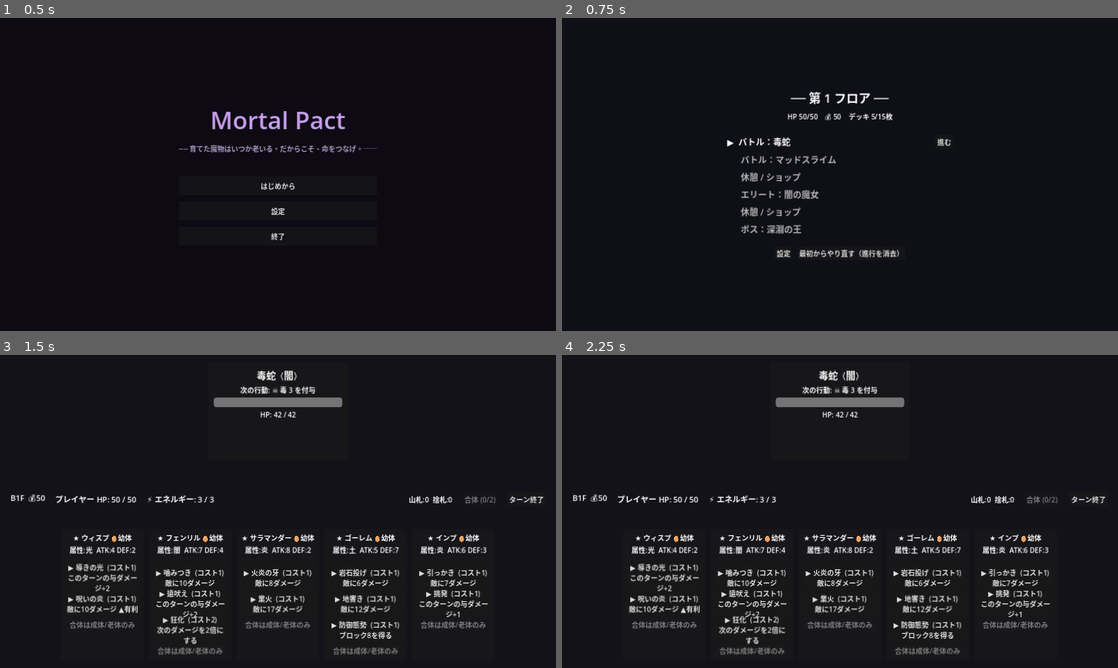
Above: before the commit, frames 1-4 (two rows, left to right).
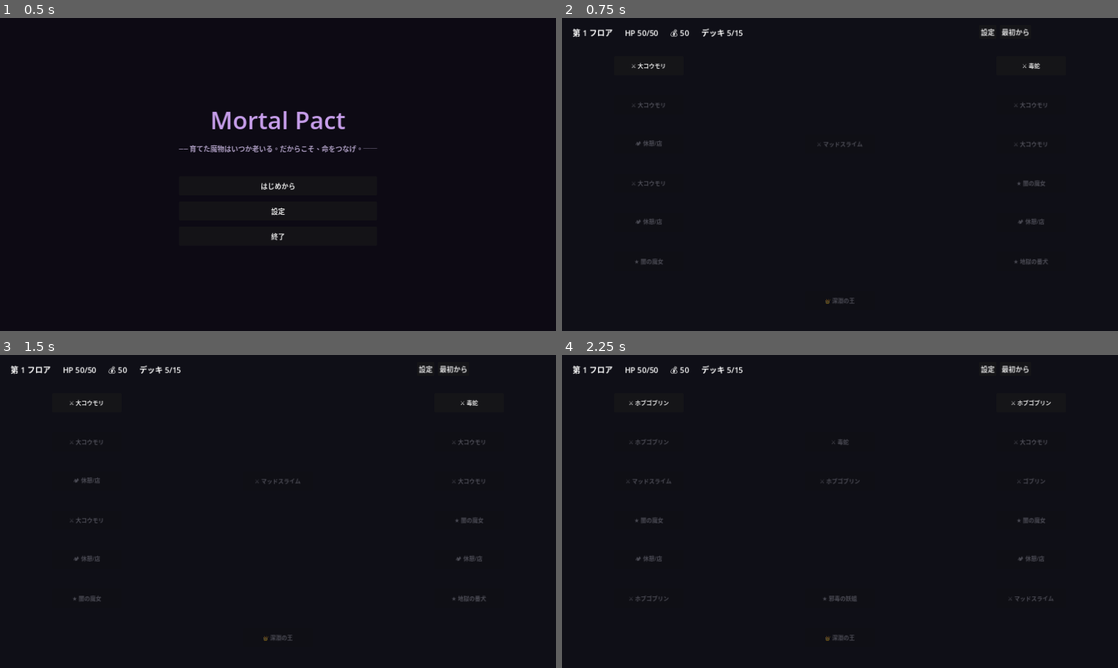
Above: after the commit, the same moments.

Repository: bakery48/mortal-pact
Game: Godot game, scene res://scenes/ui/title.tscn
The game is run twice, just before and just after one commit, with the same random seed, the same clock (stepped at 60 frames per second) and the same inputs.
Inputs (mouse positions are in pixels of both pictures, inside the frame that each line leads up to):
- Up to frame 1 (0.5 s): no input
- Up to frame 2 (0.75 s): click "はじめから" at 0.5 s
- Up to frame 3 (1.5 s): click (383, 480) at 1.25 s, where only the run before the commit has a clickable "進む"
- Up to frame 4 (2.25 s): click (1017, 367) at 2 s, where only the run after the commit has a clickable "最初から"

Frame 1 is identical in both runs. In frame 2, 2.9% of the frame differs, in the area x 1-88%, y 3-92%; in frame 3, 8.5%; in frame 4, 8.6%, in the area x 1-98%, y 3-96%.

Commit message:
分岐マップ（スレスパ風グラフ）を実装
- 一本道だったマップを行×ノードの分岐グラフに刷新
- 行ごとに2-3ノードを生成、隣接行をエッジで接続（全ノードに入口を保証）
- 現在地から繋がる次行のノードのみ選択可能、ルート分岐が発生
- map.gd でノードを座標配置＋エッジを_drawで描画、到達可能ノードを強調
- run_state: map_rows/current_row/current_col に再構成、choose_node/reachable_cols等
- セーブ/ロードを新グラフ構造に対応
- README・設計書HTMLを更新

https://claude.ai/code/session_01SGpNd8xjjtE9S1hYpNHnwi

Diff:
--- a/scenes/battle/battle_manager.gd
+++ b/scenes/battle/battle_manager.gd
@@ -47,7 +47,8 @@
 	if Run.deck.is_empty():
 		Run.start_new_run()
 	if Run.current_encounter.is_empty():
-		Run.current_encounter = Run.map_nodes[0]
+		# 単体テスト用：マップ先頭の戦闘ノードを使う。
+		Run.current_encounter = Run.map_rows[0][0]
 
 	player_max_hp = Run.player_max_hp
 	player_hp = Run.player_hp
--- a/scenes/map/map.gd
+++ b/scenes/map/map.gd
@@ -1,7 +1,9 @@
 extends Control
 
-## ランのマップ画面。ノード列（バトル→休憩/ショップ→ボス）を表示し、
-## 現在地のノードに進入できる。状態は autoload の Run が保持する。
+## ランの分岐マップ。行ごとに複数ノードがあり、エッジで繋がった次の行のノードを選んで進む。
+## 状態は autoload の Run（map_rows / current_row / current_col）が保持する。
+
+var _centers: Array = [] # _centers[r][c] = ノード中心座標（エッジ描画用）
 
 func _ready() -> void:
 	# マップはノード間の安全な地点なので、ここで自動セーブする。
@@ -17,49 +19,115 @@
 	bg.set_anchors_and_offsets_preset(Control.PRESET_FULL_RECT)
 	add_child(bg)
 
-	var center := CenterContainer.new()
-	center.set_anchors_and_offsets_preset(Control.PRESET_FULL_RECT)
-	add_child(center)
+	var header := Label.new()
+	header.text = "第 %d フロア      HP %d/%d      💰 %d      デッキ %d/%d" % [
+		Run.current_floor, Run.player_hp, Run.player_max_hp, Run.gold, Run.deck.size(), Run.DECK_LIMIT,
+	]
+	header.position = Vector2(24, 20)
+	header.add_theme_font_size_override("font_size", 18)
+	add_child(header)
 
-	var vbox := VBoxContainer.new()
-	vbox.add_theme_constant_override("separation", 10)
-	vbox.custom_minimum_size = Vector2(520, 0)
-	center.add_child(vbox)
-
-	var title := Label.new()
-	title.text = "── 第 %d フロア ──" % Run.current_floor
-	title.horizontal_alignment = HORIZONTAL_ALIGNMENT_CENTER
-	title.add_theme_font_size_override("font_size", 28)
-	vbox.add_child(title)
-
-	var status := Label.new()
-	status.text = "HP %d/%d    💰 %d    デッキ %d/%d枚" % [
-		Run.player_hp, Run.player_max_hp, Run.gold, Run.deck.size(), Run.DECK_LIMIT,
-	]
-	status.horizontal_alignment = HORIZONTAL_ALIGNMENT_CENTER
-	vbox.add_child(status)
-
-	vbox.add_child(HSeparator.new())
-
-	for i in range(Run.map_nodes.size()):
-		vbox.add_child(_make_node_row(i, Run.map_nodes[i]))
-
-	vbox.add_child(HSeparator.new())
-
-	var buttons := HBoxContainer.new()
-	buttons.alignment = BoxContainer.ALIGNMENT_CENTER
-	buttons.add_theme_constant_override("separation", 12)
-	vbox.add_child(buttons)
-
+	# 設定・やり直しボタン（右上）
+	var tools := HBoxContainer.new()
+	tools.add_theme_constant_override("separation", 8)
+	tools.position = Vector2(960, 16)
+	add_child(tools)
 	var settings := Button.new()
 	settings.text = "設定"
 	settings.pressed.connect(_on_settings)
-	buttons.add_child(settings)
+	tools.add_child(settings)
+	var restart := Button.new()
+	restart.text = "最初から"
+	restart.pressed.connect(_on_restart)
+	tools.add_child(restart)
 
-	var restart := Button.new()
-	restart.text = "最初からやり直す（進行を消去）"
-	restart.pressed.connect(_on_restart)
-	buttons.add_child(restart)
+	_layout_nodes()
+
+func _layout_nodes() -> void:
+	_centers.clear()
+	var rows: int = Run.map_rows.size()
+	if rows == 0:
+		return
+
+	var top_y := 110.0
+	var bottom_y := 650.0
+	var left_x := 200.0
+	var right_x := 1080.0
+	var node_size := Vector2(160, 44)
+
+	var nr := Run.next_row_index()
+	var rc := Run.reachable_cols()
+
+	for r in range(rows):
+		var row: Array = Run.map_rows[r]
+		var count: int = row.size()
+		var centers_row: Array = []
+		var y := top_y if rows == 1 else top_y + (bottom_y - top_y) * float(r) / float(rows - 1)
+		for c in range(count):
+			var x := (left_x + right_x) * 0.5 if count == 1 else left_x + (right_x - left_x) * float(c) / float(count - 1)
+			var center := Vector2(x, y)
+			centers_row.append(center)
+
+			var node: Dictionary = row[c]
+			var btn := Button.new()
+			btn.text = _node_label(node)
+			btn.custom_minimum_size = node_size
+			btn.size = node_size
+			btn.position = center - node_size * 0.5
+			btn.add_theme_font_size_override("font_size", 13)
+
+			var is_current: bool = (r == Run.current_row and c == Run.current_col)
+			var is_reachable: bool = (r == nr and c in rc)
+			btn.disabled = not is_reachable
+			if is_current:
+				btn.modulate = Color(1.0, 0.85, 0.3)        # 現在地
+			elif is_reachable:
+				btn.modulate = Color(1.0, 1.0, 1.0)          # 選択可能
+			elif r <= Run.current_row:
+				btn.modulate = Color(0.45, 0.45, 0.5)        # 通過済み
+			else:
+				btn.modulate = Color(0.6, 0.6, 0.66)         # 未到達
+			if is_reachable:
+				btn.pressed.connect(_on_node_pressed.bind(r, c))
+			add_child(btn)
+		_centers.append(centers_row)
+
+	queue_redraw()
+
+# エッジ（ノード間の道）を描画する。
+func _draw() -> void:
+	if _centers.is_empty():
+		return
+	for r in range(Run.map_rows.size() - 1):
+		var row: Array = Run.map_rows[r]
+		for c in range(row.size()):
+			var from: Vector2 = _centers[r][c]
+			for nc in row[c].get("next", []):
+				var to: Vector2 = _centers[r + 1][int(nc)]
+				var col := Color(0.28, 0.28, 0.36)
+				var w := 2.0
+				if r == Run.current_row and c == Run.current_col:
+					col = Color(0.95, 0.82, 0.35) # 現在地から進める道
+					w = 4.0
+				elif r < Run.current_row:
+					col = Color(0.2, 0.2, 0.24)   # 通過済み
+				draw_line(from, to, col, w)
+
+func _node_label(node: Dictionary) -> String:
+	match int(node["type"]):
+		Run.NodeType.BATTLE_ZAKO:
+			return "⚔ %s" % node["name"]
+		Run.NodeType.BATTLE_ELITE:
+			return "★ %s" % node["name"]
+		Run.NodeType.BATTLE_BOSS:
+			return "👑 %s" % node["name"]
+		Run.NodeType.REST_SHOP:
+			return "🏕 休憩/店"
+	return "？"
+
+func _on_node_pressed(row: int, col: int) -> void:
+	Audio.play_se("select")
+	Run.choose_node(row, col)
 
 func _on_settings() -> void:
 	Run.settings_return = Run.SCENE_MAP
@@ -68,38 +136,3 @@
 func _on_restart() -> void:
 	Run.delete_save()
 	Run.restart_run()
-
-func _make_node_row(index: int, node: Dictionary) -> Control:
-	var row := HBoxContainer.new()
-	row.add_theme_constant_override("separation", 12)
-
-	var status_icon := "✅" if index < Run.current_index else ("▶" if index == Run.current_index else "　")
-	var label := Label.new()
-	label.text = "%s  %s" % [status_icon, _node_title(node)]
-	label.add_theme_font_size_override("font_size", 20)
-	label.size_flags_horizontal = Control.SIZE_EXPAND_FILL
-	if index < Run.current_index:
-		label.modulate = Color(0.5, 0.5, 0.5)
-	elif index > Run.current_index:
-		label.modulate = Color(0.7, 0.7, 0.7)
-	row.add_child(label)
-
-	if index == Run.current_index:
-		var btn := Button.new()
-		btn.text = "進む"
-		btn.pressed.connect(Run.begin_node)
-		row.add_child(btn)
-
-	return row
-
-func _node_title(node: Dictionary) -> String:
-	match int(node["type"]):
-		Run.NodeType.BATTLE_ZAKO:
-			return "バトル：%s" % node["name"]
-		Run.NodeType.BATTLE_ELITE:
-			return "エリート：%s" % node["name"]
-		Run.NodeType.BATTLE_BOSS:
-			return "ボス：%s" % node["name"]
-		Run.NodeType.REST_SHOP:
-			return "休憩 / ショップ"
-	return "？"
--- a/scripts/run_state.gd
+++ b/scripts/run_state.gd
@@ -29,8 +29,9 @@
 var gold := STARTING_GOLD
 var current_floor := 1
 
-var map_nodes: Array = []      # ノード定義（Dictionary）の配列
-var current_index := 0         # 進行ポインタ（次に挑むノード）
+var map_rows: Array = []       # 行ごとのノード配列（分岐マップのグラフ）
+var current_row := -1          # 現在クリア済みノードの行（-1=未開始）
+var current_col := 0           # 現在クリア済みノードの列
 var current_encounter := {}    # 戦闘シーンへ渡す敵パラメータ
 var last_result := ""          # "clear" / "lose"
 var settings_return := SCENE_TITLE # 設定画面から戻る先
@@ -52,13 +53,15 @@
 	gold = STARTING_GOLD
 	deck.assign(DeckManager.load_monster_resources())
 	_build_map()
-	current_index = 0
+	current_row = -1
+	current_col = 0
 
 func next_floor() -> void:
 	current_floor += 1
 	player_hp = mini(player_max_hp, player_hp + 20) # フロア移動で少し回復
 	_build_map()
-	current_index = 0
+	current_row = -1
+	current_col = 0
 	get_tree().change_scene_to_file(SCENE_MAP)
 
 func restart_run() -> void:
@@ -76,15 +79,68 @@
 	delete_save()
 	restart_run()
 
+# 各行の構成：選べるノード種別の候補と、ノード数の範囲[min,max]。
+const _MAP_LAYOUT := [
+	{"types": ["zako"], "count": [2, 3]},
+	{"types": ["zako"], "count": [2, 3]},
+	{"types": ["zako", "rest"], "count": [3, 3]},
+	{"types": ["elite", "zako"], "count": [2, 3]},
+	{"types": ["rest"], "count": [2, 2]},
+	{"types": ["elite", "zako"], "count": [2, 3]},
+	{"types": ["boss"], "count": [1, 1]},
+]
+
+## 分岐マップ（行×ノードのグラフ）を生成する。
 func _build_map() -> void:
-	map_nodes = [
-		_battle_node(NodeType.BATTLE_ZAKO, EnemyDatabase.random_zako(), 25),
-		_battle_node(NodeType.BATTLE_ZAKO, EnemyDatabase.random_zako(), 25),
-		_rest_node(),
-		_battle_node(NodeType.BATTLE_ELITE, EnemyDatabase.random_elite(), 55),
-		_rest_node(),
-		_battle_node(NodeType.BATTLE_BOSS, EnemyDatabase.random_boss(), 120),
-	]
+	map_rows = []
+	for spec in _MAP_LAYOUT:
+		var count := randi_range(int(spec["count"][0]), int(spec["count"][1]))
+		var row: Array = []
+		for c in range(count):
+			row.append(_make_node(String((spec["types"] as Array).pick_random())))
+		map_rows.append(row)
+	_connect_rows()
+
+## 隣り合う行をエッジで接続する（next に次行の列インデックスを持たせる）。
+func _connect_rows() -> void:
+	for r in range(map_rows.size() - 1):
+		var cr: int = map_rows[r].size()
+		var cr1: int = map_rows[r + 1].size()
+		for c in range(cr):
+			var t := 0
+			if cr1 > 1:
+				t = roundi(float(c) * (cr1 - 1) / float(maxi(1, cr - 1))) if cr > 1 else int(cr1 / 2)
+			var nexts: Array = [t]
+			# 50%で隣のノードへも分岐。
+			if randf() < 0.5:
+				var nb := clampi(t + (1 if randf() < 0.5 else -1), 0, cr1 - 1)
+				if nb not in nexts:
+					nexts.append(nb)
+			map_rows[r][c]["next"] = nexts
+		# 次行の全ノードに入口があることを保証。
+		var incoming := {}
+		for c in range(cr):
+			for nc in map_rows[r][c]["next"]:
+				incoming[nc] = true
+		for j in range(cr1):
+			if not incoming.has(j):
+				var best := 0
+				if cr1 > 1:
+					best = roundi(float(j) * (cr - 1) / float(maxi(1, cr1 - 1))) if cr > 1 else 0
+				best = clampi(best, 0, cr - 1)
+				if j not in map_rows[r][best]["next"]:
+					map_rows[r][best]["next"].append(j)
+
+func _make_node(kind: String) -> Dictionary:
+	match kind:
+		"zako":
+			return _battle_node(NodeType.BATTLE_ZAKO, EnemyDatabase.random_zako(), 25)
+		"elite":
+			return _battle_node(NodeType.BATTLE_ELITE, EnemyDatabase.random_elite(), 55)
+		"boss":
+			return _battle_node(NodeType.BATTLE_BOSS, EnemyDatabase.random_boss(), 120)
+		_:
+			return _rest_node()
 
 ## EnemyDatabase の敵設定を、フロアに応じてスケールしたバトルノードに変換する。
 func _battle_node(type: NodeType, enemy: Dictionary, reward_gold: int) -> Dictionary:
@@ -103,38 +159,64 @@
 		"element": enemy.get("element", MonsterData.Element.NONE),
 		"gold": reward_gold,
 		"is_boss": enemy.get("is_boss", false),
+		"next": [],
 	}
 
 func _rest_node() -> Dictionary:
-	return {"type": NodeType.REST_SHOP, "name": "休憩 / ショップ"}
+	return {"type": NodeType.REST_SHOP, "name": "休憩 / ショップ", "next": []}
 
 # --- マップ進行 -------------------------------------------------------------
 
 func current_node() -> Dictionary:
-	if current_index < 0 or current_index >= map_nodes.size():
+	if current_row < 0 or current_row >= map_rows.size():
 		return {}
-	return map_nodes[current_index]
+	var row: Array = map_rows[current_row]
+	if current_col < 0 or current_col >= row.size():
+		return {}
+	return row[current_col]
+
+func node_at(row: int, col: int) -> Dictionary:
+	if row < 0 or row >= map_rows.size():
+		return {}
+	var r: Array = map_rows[row]
+	if col < 0 or col >= r.size():
+		return {}
+	return r[col]
+
+## 次に進入できる行インデックス（-1始まりなので 0、以降は現在行+1）。
+func next_row_index() -> int:
+	return current_row + 1
+
+## 次に進入できる列インデックス一覧（int）。
+func reachable_cols() -> Array:
+	var cols: Array = []
+	if current_row < 0:
+		var first: Array = map_rows[0] if not map_rows.is_empty() else []
+		for i in range(first.size()):
+			cols.append(i)
+	else:
+		for nc in current_node().get("next", []):
+			cols.append(int(nc))
+	return cols
 
 func is_run_complete() -> bool:
-	return current_index >= map_nodes.size()
-
-func advance() -> void:
-	current_index += 1
-
-## マップから現在ノードに進入する。ノード種別に応じてシーンを切り替える。
-func begin_node() -> void:
+	return current_row >= map_rows.size() - 1 and current_row >= 0 and bool(current_node().get("is_boss", false))
+
+## マップで選んだノードに進入する。
+func choose_node(row: int, col: int) -> void:
+	if row != next_row_index() or col not in reachable_cols():
+		return
+	current_row = row
+	current_col = col
 	var node := current_node()
-	if node.is_empty():
-		return
 	if int(node["type"]) == NodeType.REST_SHOP:
 		get_tree().change_scene_to_file(SCENE_SHOP)
 	else:
 		current_encounter = node
 		get_tree().change_scene_to_file(SCENE_BATTLE)
 
-## ノード完了後の遷移：進行を進め、ラン完了ならクリア、そうでなければマップへ。
+## ノード完了後の遷移：ボスならクリア、そうでなければマップへ。
 func go_after_node() -> void:
-	advance()
 	if is_run_complete():
 		last_result = "clear"
 		get_tree().change_scene_to_file(SCENE_RESULT)
@@ -188,8 +270,9 @@
 		"player_hp": player_hp,
 		"gold": gold,
 		"current_floor": current_floor,
-		"current_index": current_index,
-		"map_nodes": map_nodes,
+		"current_row": current_row,
+		"current_col": current_col,
+		"map_rows": map_rows,
 		"deck": deck_data,
 	}
 	var file := FileAccess.open(SAVE_PATH, FileAccess.WRITE)
@@ -215,19 +298,20 @@
 	player_hp = int(data.get("player_hp", STARTING_HP))
 	gold = int(data.get("gold", STARTING_GOLD))
 	current_floor = int(data.get("current_floor", 1))
-	current_index = int(data.get("current_index", 0))
+	current_row = int(data.get("current_row", -1))
+	current_col = int(data.get("current_col", 0))
 
 	var loaded: Array[MonsterData] = []
 	for md in data.get("deck", []):
 		loaded.append(MonsterData.from_dict(md))
 	deck.assign(loaded)
 
-	# マップは保存された配列をそのまま使う（数値は利用側で int() 変換済み）。
-	map_nodes = data.get("map_nodes", [])
-	if map_nodes.is_empty():
+	# マップグラフは保存された配列をそのまま使う（数値は利用側で int() 変換済み）。
+	map_rows = data.get("map_rows", [])
+	if map_rows.is_empty():
 		_build_map()
-	# 念のため進行ポインタを範囲内に収める。
-	current_index = clampi(current_index, 0, map_nodes.size())
+		current_row = -1
+		current_col = 0
 	return true
 
 func delete_save() -> void:
Not shown, changed: README.md
Not shown, changed: game_design.html
